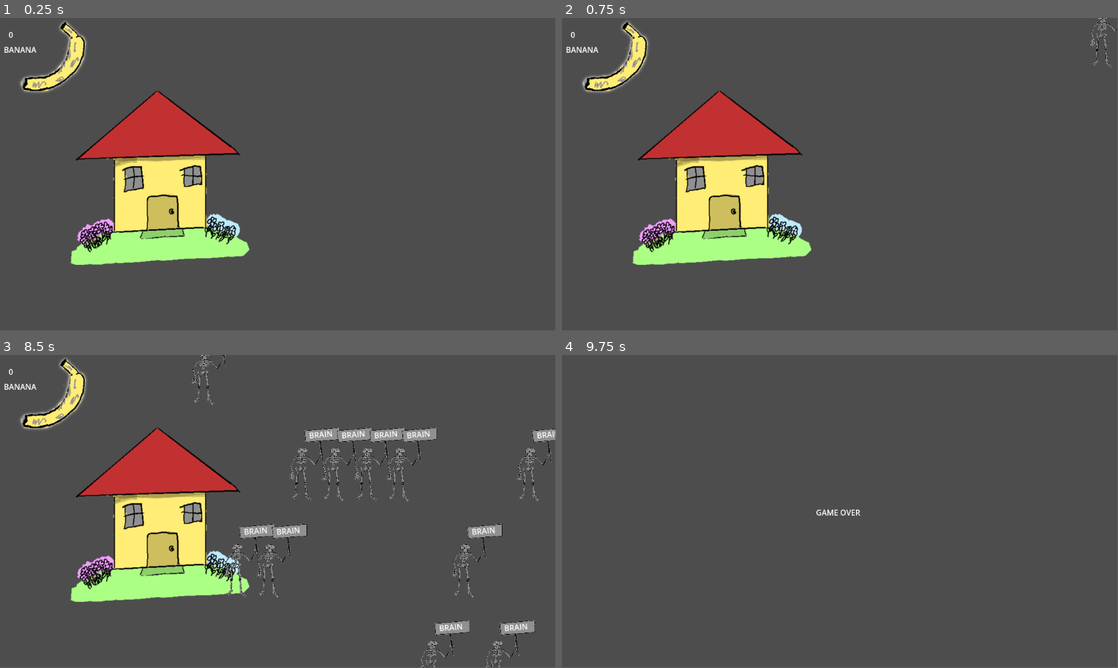
Above: before the commit, frames 1-4 (two rows, left to right).
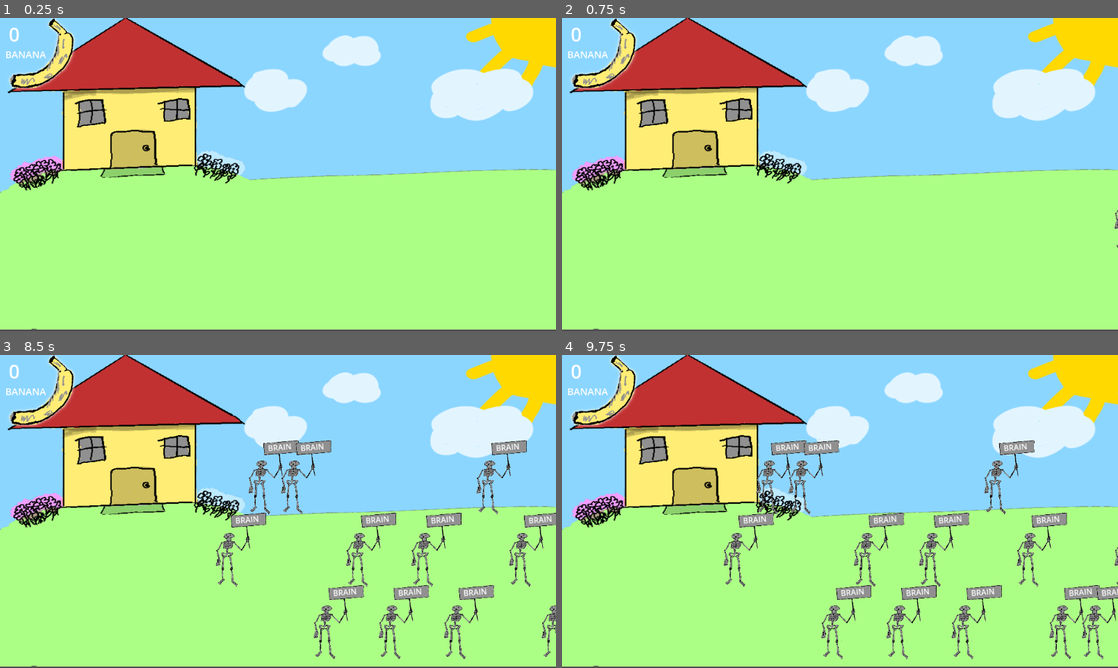
Above: after the commit, the same moments.

Repository: D0V4HKIIN/monkey-vs-zombies
Game: Godot game, scene res://main.tscn
Same seed, same stepped clock (60 frames per second), same inputs: the game is played once before the commit and once after it.
Inputs:
- Up to frame 1 (0.25 s): no input
- Up to frame 2 (0.75 s): tap Enter at 0.5 s; tap Z (zombie) at 0.6 s
- Up to frame 3 (8.5 s): tap Z (zombie) every 0.75 s from 1.35 to 8.1 s
- Up to frame 4 (9.75 s): tap Z (zombie) at 8.85, 9.6 s
The window is 799x449 before the commit and 800x450 after it. Grey fills any space a smaller window leaves; there, only what the larger window draws over its background counts as a difference.

The runs differ from the first frame. In frame 1, 97% of the frame differs, in the area x 0-100%, y 0-100%; in frame 2, 97%; in frame 3, 97%; in frame 4, 99%.

Commit message:
house with grass

Diff:
--- a/main.gd
+++ b/main.gd
@@ -9,7 +9,7 @@
 
 func spawn_zombie():
 	var zombie = zombie_scene.instantiate()
-	zombie.position = Vector2(575, randi_range(-1, 2) * 200 - 100)
+	zombie.position = Vector2(1200, randi_range(0, 2) * 150 + 250)
 	add_child(zombie)
 
 # Called every frame. 'delta' is the elapsed time since the previous frame.
--- a/main.tscn
+++ b/main.tscn
@@ -4,36 +4,43 @@
 [ext_resource type="Texture2D" uid="uid://dpxhpk6gcmsxo" path="res://banana.png" id="2_fgbhl"]
 [ext_resource type="Script" path="res://label.gd" id="2_n2ww2"]
 [ext_resource type="Script" path="res://amount_bananas.gd" id="4_30eg0"]
-[ext_resource type="Texture2D" uid="uid://bf333s5kuric5" path="res://house2.png" id="4_gqmtd"]
+[ext_resource type="Texture2D" uid="uid://qvsut1bujc02" path="res://house_with_grass.png" id="5_vdujx"]
 
 [node name="main" type="Node2D"]
 script = ExtResource("1_66vdp")
 
-[node name="Camera2D" type="Camera2D" parent="."]
-
 [node name="RichTextLabel" type="RichTextLabel" parent="."]
-offset_left = -573.0
-offset_top = -270.0
-offset_right = -495.0
-offset_bottom = -245.0
+offset_left = 10.0
+offset_top = 61.0
+offset_right = 98.0
+offset_bottom = 91.0
+theme_override_font_sizes/normal_font_size = 20
+theme_override_font_sizes/bold_font_size = 20
 bbcode_enabled = true
 text = "BANANA"
 script = ExtResource("2_n2ww2")
 
 [node name="Banana" type="Sprite2D" parent="."]
-position = Vector2(-469, -237)
+position = Vector2(83, 80)
 rotation = -0.523599
 texture = ExtResource("2_fgbhl")
 
 [node name="AmountBananas" type="Label" parent="."]
 unique_name_in_owner = true
-offset_left = -558.0
-offset_top = -301.0
-offset_right = -345.0
-offset_bottom = -253.0
+offset_left = 18.0
+offset_top = 6.0
+offset_right = 231.0
+offset_bottom = 54.0
+theme_override_font_sizes/font_size = 40
 text = "0"
 script = ExtResource("4_30eg0")
 
 [node name="House" type="Sprite2D" parent="."]
-position = Vector2(-244, 8)
-texture = ExtResource("4_gqmtd")
+z_index = -1
+position = Vector2(578, 323)
+scale = Vector2(1.44375, 1.075)
+texture = ExtResource("5_vdujx")
+
+[node name="SubViewport" type="SubViewport" parent="."]
+
+[node name="Camera2D" type="Camera2D" parent="SubViewport"]
--- a/project.godot
+++ b/project.godot
@@ -15,6 +15,10 @@
 config/features=PackedStringArray("4.3", "Forward Plus")
 config/icon="res://icon.svg"
 
+[display]
+
+window/stretch/mode="viewport"
+
 [input]
 
 zombie={
Binary file added: house_with_grass.png
Not shown, added: house_with_grass.png.import
Not shown, added: house2.png~
Not shown, added: house_with_grass.png~
